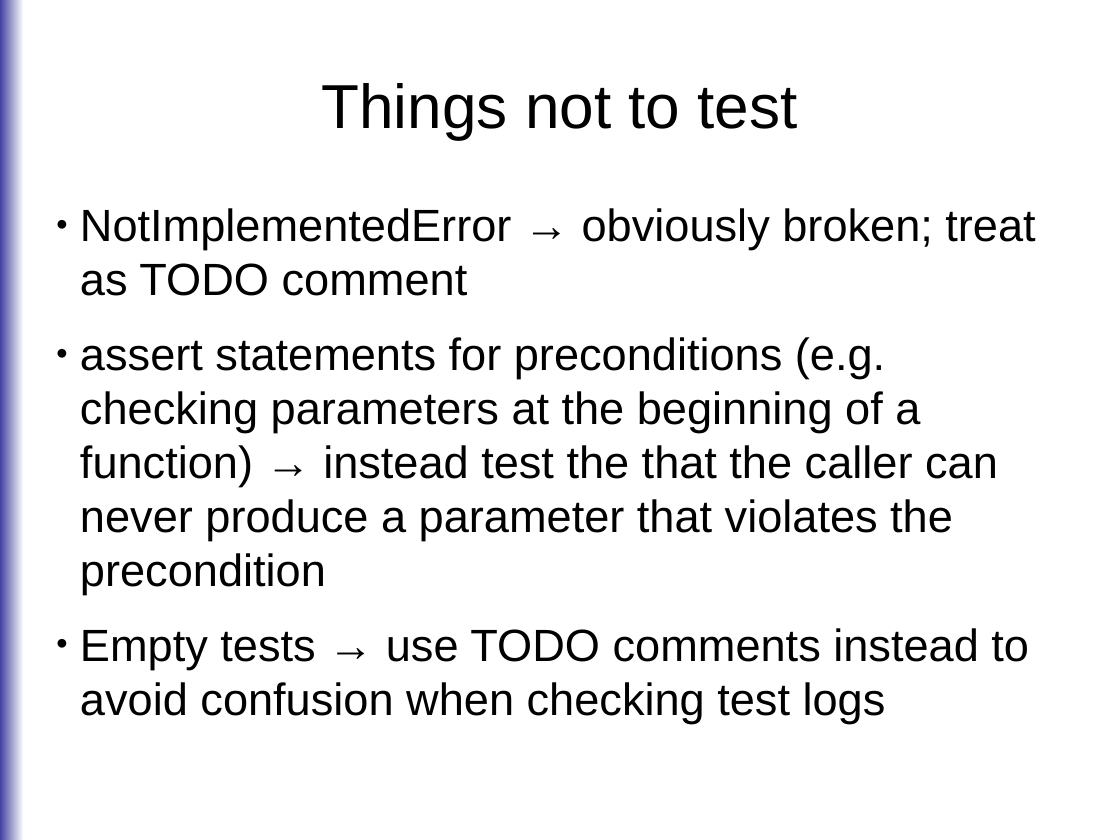
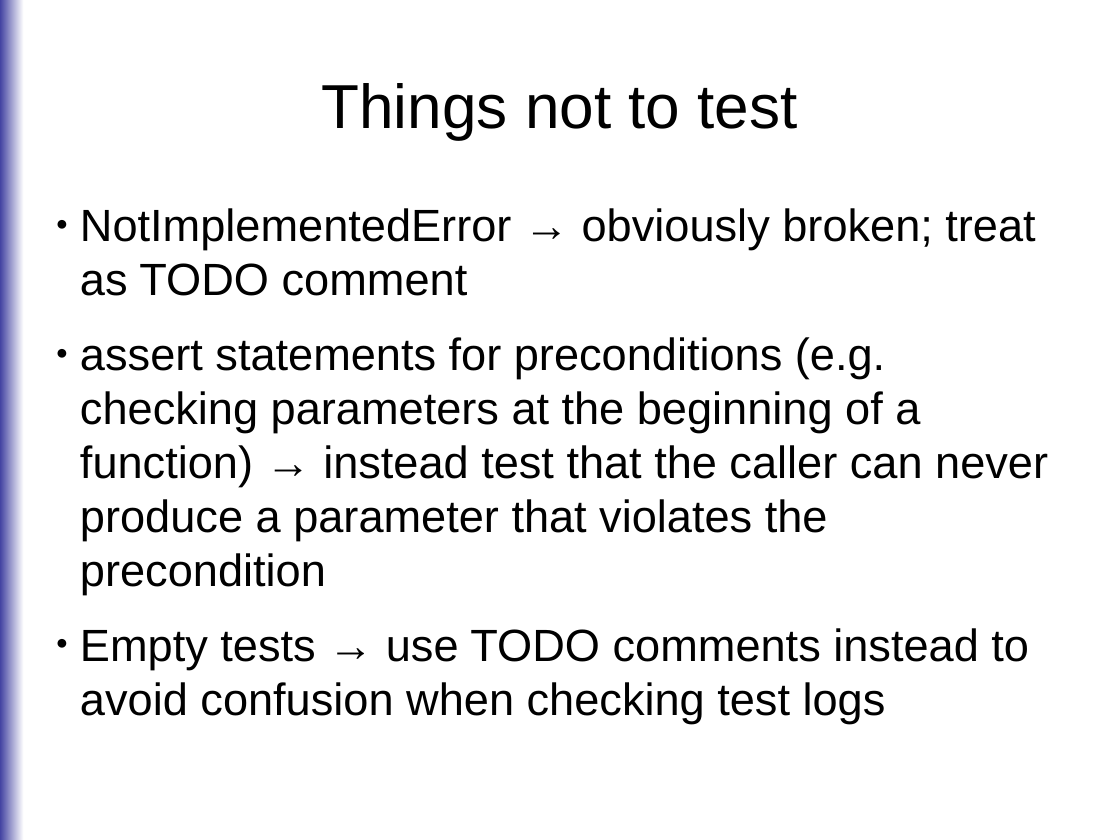
Before and after one commit to roskakori/talks, a slide deck: slide 10 of pygraz/testcases/Finding test cases 101.odp. Drawn at 1120x840 pixels with LibreOffice and Linux fonts; fonts in the diff are those of the drawing. Boxes give left, top, right and bottom in pixels: in the first picture for what was removed or moved away, otherwise in the second. Text is boxed around its words. In the diff, an @@ line names an element or a change of style, - is before the commit and + after.

```diff
--- a/pygraz/testcases/Finding test cases 101.odp
+++ b/pygraz/testcases/Finding test cases 101.odp
@@ text at (80,337,1048,595): text changed @@
-● assert statements for preconditions (e.g. checking parameters at the beginning of a function) → instead test the that the caller can never produce a parameter that violates the precondition
+● assert statements for preconditions (e.g. checking parameters at the beginning of a function) → instead test that the caller can never produce a parameter that violates the precondition
```
Also in this commit, not shown: 8 other slides changed.
